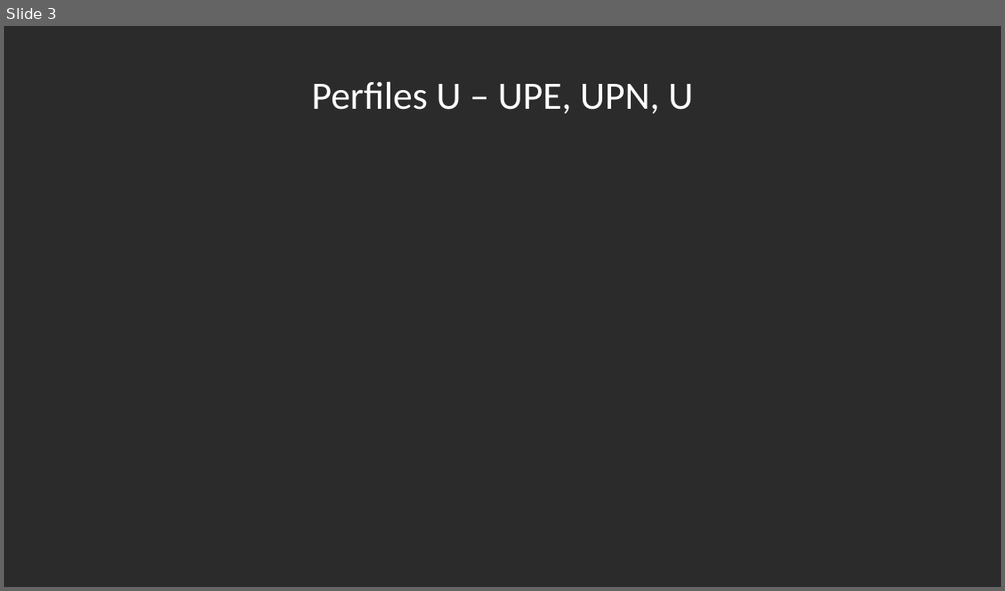
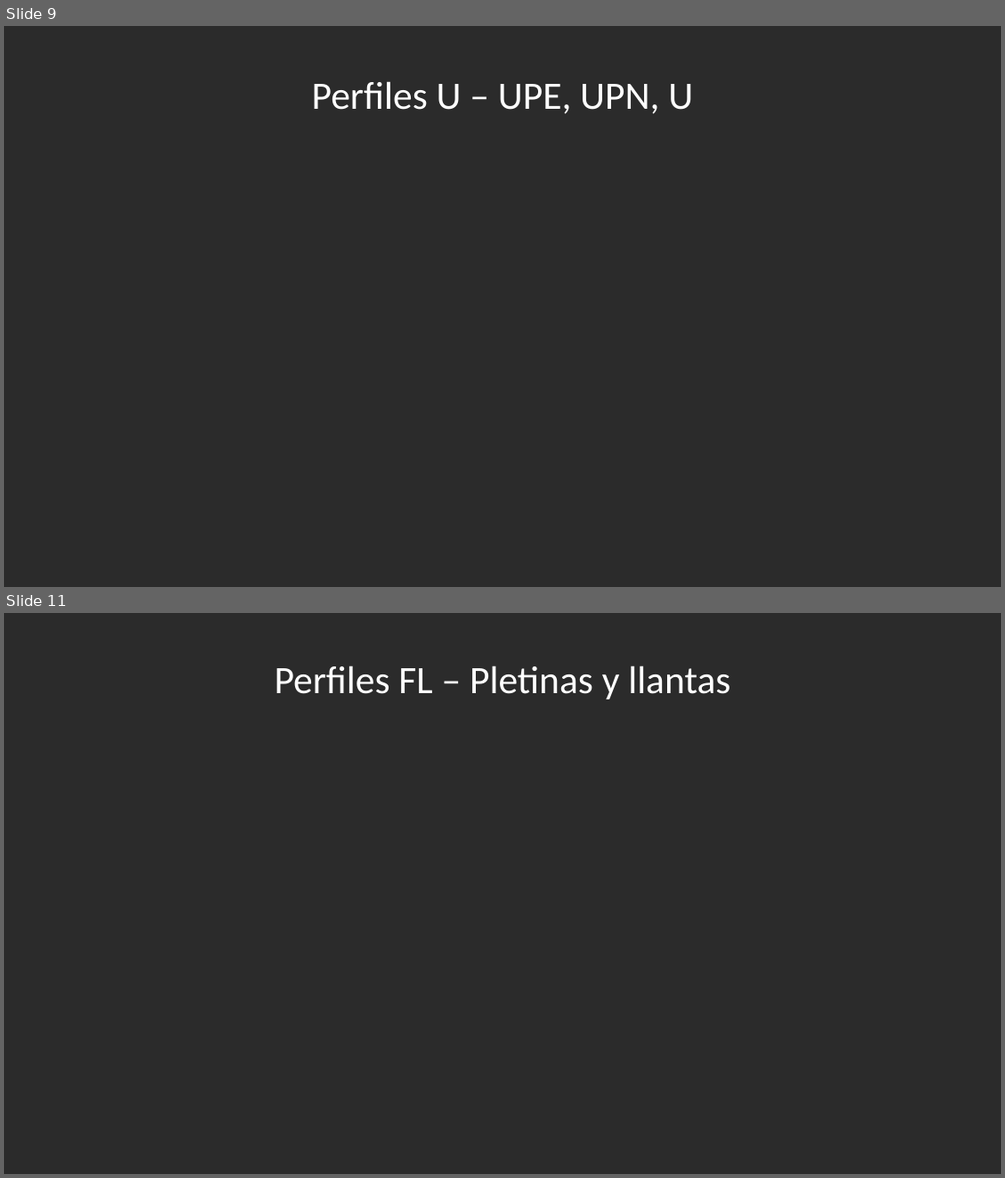
Before and after one commit to DanielPulido026/Carpinteria, a slide deck: Perfiles metalicos.pptx. Shown one above the other, each under a label of ours: slide 3 before the commit, slides 9 and 11 after it; the slides between them are not shown. The pictures are 1005x591 and 1005x1178 pixels, drawn with LibreOffice and Linux fonts; fonts in the diff are those of the drawing; background and template pictures are left out; a plain dark background stands for a picture behind light text. Boxes give left, top, right and bottom in pixels: in the first picture for what was removed or moved away, otherwise in the second. Text is boxed around its words. In the diff, an @@ line names an element or a change of style, - is before the commit and + after.

```diff
--- a/Perfiles metalicos.pptx
+++ b/Perfiles metalicos.pptx
@@ slide 11 added at <box>4,613,1001,1174</box>, background picture (left out) @@
@@ text added at <box>275,666,730,699</box>, 28 pt, text #FFFFFF @@
+Perfiles FL – Pletinas y llantas
@@ what was slide 3 is now slide 9 @@
```
Also in this commit, not shown: 10 other slides added, 1 slide removed.
